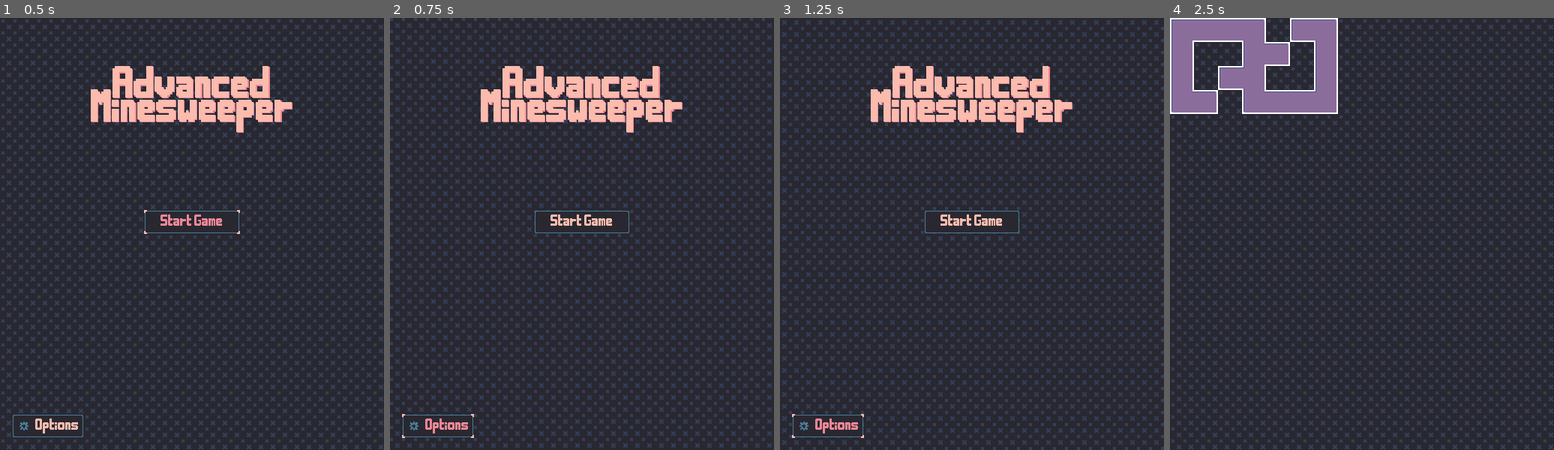
Above: before the commit, frames 1-4 (left to right).
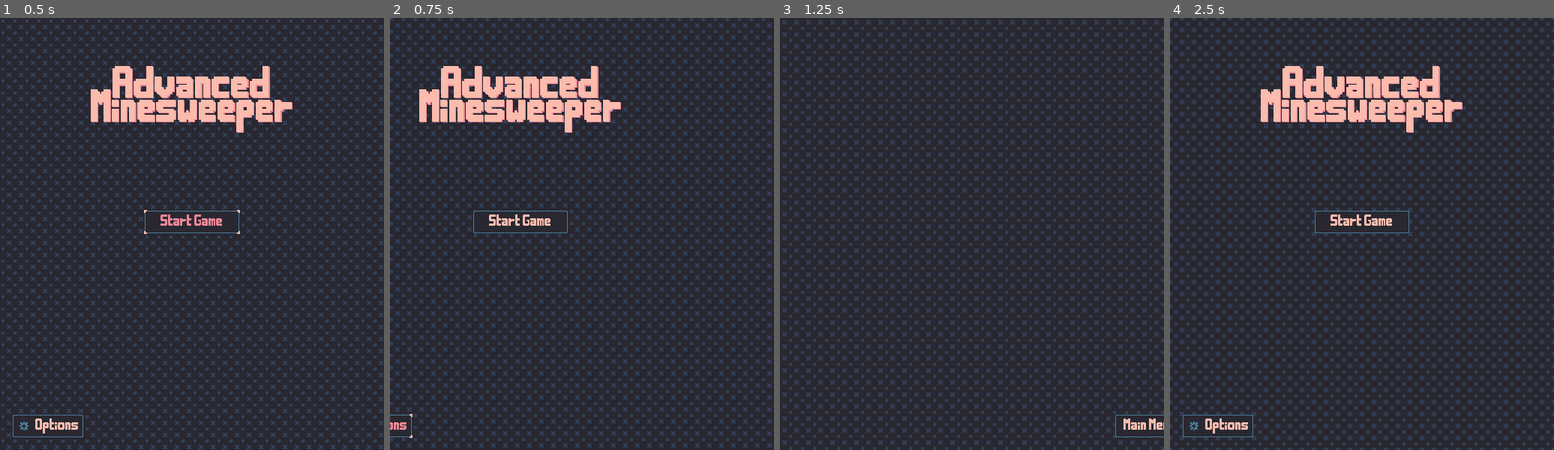
Above: after the commit, the same moments.

Repository: Kayno0o/minimalist-minesweeper
Game: Godot game, scene res://scenes/menu/menu.tscn
Two runs of this game, one before a commit and one after it. Both use one fixed random seed, a clock stepped at 60 frames per second and the inputs below.
Inputs (mouse positions are in pixels of both pictures, inside the frame that each line leads up to):
- Up to frame 1 (0.5 s): no input
- Up to frame 2 (0.75 s): click "Options" at 0.5 s
- Up to frame 3 (1.25 s): no input
- Up to frame 4 (2.5 s): click (1538, 424) at 1.25 s, where only the run after the commit has a clickable "Main Menu"; click (1362, 221) at 2 s, where only the run before the commit has a clickable "Start Game"

Frame 1 is identical in both runs. In frame 2, 5.8% of the frame differs, in the area x 0-77%, y 11-98%; in frame 3, 5.4%; in frame 4, 37%, in the area x 0-100%, y 0-100%.

Commit message:
feat: menu transition

Diff:
--- a/scenes/menu/main_menu/main_menu.gd
+++ b/scenes/menu/main_menu/main_menu.gd
@@ -1,6 +1,4 @@
-extends Control
-
-signal option_button_toggled
+extends Menu
 
 @onready var game = preload("res://scenes/board/game.tscn")
 @onready var start_button = $StartButton
@@ -14,4 +12,4 @@
 	get_tree().change_scene_to_packed(game)
 
 func _on_option_button_pressed() -> void:
-	emit_signal("option_button_toggled")
+	open_menu.emit('option_menu')
--- a/scenes/menu/main_menu/main_menu.tscn
+++ b/scenes/menu/main_menu/main_menu.tscn
@@ -35,6 +35,7 @@
 grow_horizontal = 2
 grow_vertical = 2
 script = ExtResource("1_jg4ee")
+menu_name = "main_menu"
 
 [node name="Label" type="Label" parent="."]
 layout_mode = 1
@@ -67,8 +68,11 @@
 grow_horizontal = 2
 grow_vertical = 2
 focus_neighbor_left = NodePath("../OptionButton")
+focus_neighbor_top = NodePath("../OptionButton")
+focus_neighbor_right = NodePath("../OptionButton")
 focus_neighbor_bottom = NodePath("../OptionButton")
 focus_next = NodePath("../OptionButton")
+focus_previous = NodePath("../OptionButton")
 theme = ExtResource("3_rhcb6")
 shortcut = SubResource("Shortcut_tuptg")
 text = "Start Game"
@@ -83,11 +87,14 @@
 offset_right = 112.0
 offset_bottom = -16.0
 grow_vertical = 0
+focus_neighbor_left = NodePath("../StartButton")
 focus_neighbor_top = NodePath("../StartButton")
+focus_neighbor_right = NodePath("../StartButton")
+focus_neighbor_bottom = NodePath("../StartButton")
+focus_next = NodePath("../StartButton")
+focus_previous = NodePath("../StartButton")
 theme = ExtResource("3_rhcb6")
 shortcut = SubResource("Shortcut_g0s7b")
 text = "Options"
 icon = SubResource("AtlasTexture_aj7b3")
 expand_icon = true
-
-[connection signal="pressed" from="StartButton" to="." method="_on_start_pressed"]
--- a/scenes/menu/menu.gd
+++ b/scenes/menu/menu.gd
@@ -1,21 +1,53 @@
 extends Control
 
-@onready var main_menu = $MainMenu
-@onready var option_menu = $OptionMenu
+@export var current_menu_index: int
+@export var menus: Array[Menu] = []
 
-# Called when the node enters the scene tree for the first time.
 func _ready() -> void:
-	# move option menu off screen
-	var screen_size = get_viewport_rect().size
-	option_menu.position.x = screen_size.x
+	for menu in menus:
+		menu.connect("open_menu", _on_open_menu)
 
+	_offset_menus()
 
 func _on_resized() -> void:
-	if option_menu == null:
+	_offset_menus()
+
+func _offset_menus() -> void:
+	if menus[current_menu_index] == null:
 		return
+
 	var screen_size = get_viewport_rect().size
-	option_menu.position.x = screen_size.x
+	for menu_index in menus.size():
+		var menu = menus[menu_index]
 
+		menu.visible = true
+		menu.size = screen_size
 
-func _on_option_button_toggled() -> void:
-	pass
+		if menu.menu_name == menus[current_menu_index].menu_name:
+			menu.position.x = 0
+			continue
+
+		menu.position.x = get_menu_position(menu, menu_index)
+
+func _on_open_menu(menu_name_to_move: String) -> void:
+	var new_menu_index: int = -1
+
+	for menu_index in menus.size():
+		if menus[menu_index].menu_name == menu_name_to_move:
+			new_menu_index = menu_index
+
+	if new_menu_index == -1:
+		return
+
+	var new_menu = menus[new_menu_index]
+	var current_menu = menus[current_menu_index]
+
+	var tween: Tween = create_tween()
+	tween.tween_property(current_menu, "position", Vector2(-get_menu_position(current_menu, new_menu_index), 0), 0.5).set_trans(Tween.TRANS_CIRC)
+	tween.tween_property(new_menu, "position", Vector2(0, 0), 0.5).set_trans(Tween.TRANS_CIRC)
+	await tween.finished
+	current_menu_index = new_menu_index
+	_offset_menus()
+
+func get_menu_position(menu: Menu, menu_index: int) -> int:
+	return -menu.size.x if menu_index < current_menu_index else menu.size.x
--- a/scenes/menu/menu.tscn
+++ b/scenes/menu/menu.tscn
@@ -5,7 +5,7 @@
 [ext_resource type="PackedScene" uid="uid://bclavqqpokmq2" path="res://scenes/menu/background.tscn" id="1_a75pu"]
 [ext_resource type="PackedScene" uid="uid://bgb02ep8cfa4q" path="res://scenes/menu/option_menu/option_menu.tscn" id="3_di70s"]
 
-[node name="Menu" type="Control"]
+[node name="Menu" type="Control" node_paths=PackedStringArray("menus")]
 layout_mode = 3
 anchors_preset = 15
 anchor_right = 1.0
@@ -13,17 +13,18 @@
 grow_horizontal = 2
 grow_vertical = 2
 script = ExtResource("1_26u74")
+current_menu_index = null
+menus = [NodePath("MainMenu"), NodePath("OptionMenu")]
 
 [node name="Background" parent="." instance=ExtResource("1_a75pu")]
 layout_mode = 1
 
 [node name="MainMenu" parent="." instance=ExtResource("1_8u350")]
+visible = false
 layout_mode = 1
 
 [node name="OptionMenu" parent="." instance=ExtResource("3_di70s")]
+visible = false
 layout_mode = 1
 
-[node name="AnimationPlayer" type="AnimationPlayer" parent="."]
-
 [connection signal="resized" from="." to="." method="_on_resized"]
-[connection signal="option_button_toggled" from="MainMenu" to="." method="_on_option_button_toggled"]
--- /dev/null
+++ b/scenes/menu/option_menu/option_menu.gd
@@ -0,0 +1,9 @@
+extends Menu
+
+@onready var main_menu_button: Button = $MainMenuButton
+
+func _ready():
+	main_menu_button.connect("pressed", _on_open_main_menu)
+
+func _on_open_main_menu():
+	open_menu.emit("main_menu")
--- a/scenes/menu/option_menu/option_menu.tscn
+++ b/scenes/menu/option_menu/option_menu.tscn
@@ -1,6 +1,7 @@
-[gd_scene load_steps=5 format=3 uid="uid://bgb02ep8cfa4q"]
+[gd_scene load_steps=6 format=3 uid="uid://bgb02ep8cfa4q"]
 
 [ext_resource type="Theme" uid="uid://dhq8le66f6khp" path="res://assets/ui/theme.tres" id="1_eeea3"]
+[ext_resource type="Script" path="res://scenes/menu/option_menu/option_menu.gd" id="1_t7llv"]
 [ext_resource type="PackedScene" uid="uid://pfic0aga47yd" path="res://scenes/menu/animated_bg_button.tscn" id="2_esgpu"]
 
 [sub_resource type="InputEventKey" id="InputEventKey_csbqa"]
@@ -17,6 +18,8 @@
 anchor_bottom = 1.0
 grow_horizontal = 2
 grow_vertical = 2
+script = ExtResource("1_t7llv")
+menu_name = "option_menu"
 
 [node name="Label" type="Label" parent="."]
 layout_mode = 1
--- /dev/null
+++ b/scenes/menu/scripts/menu_button_class.gd
@@ -0,0 +1,2 @@
+extends Button
+class_name MenuButton
--- /dev/null
+++ b/scenes/menu/scripts/menu_class.gd
@@ -0,0 +1,6 @@
+extends Node
+class_name Menu
+
+@export var menu_name: String
+
+signal open_menu(menu_name: String)
